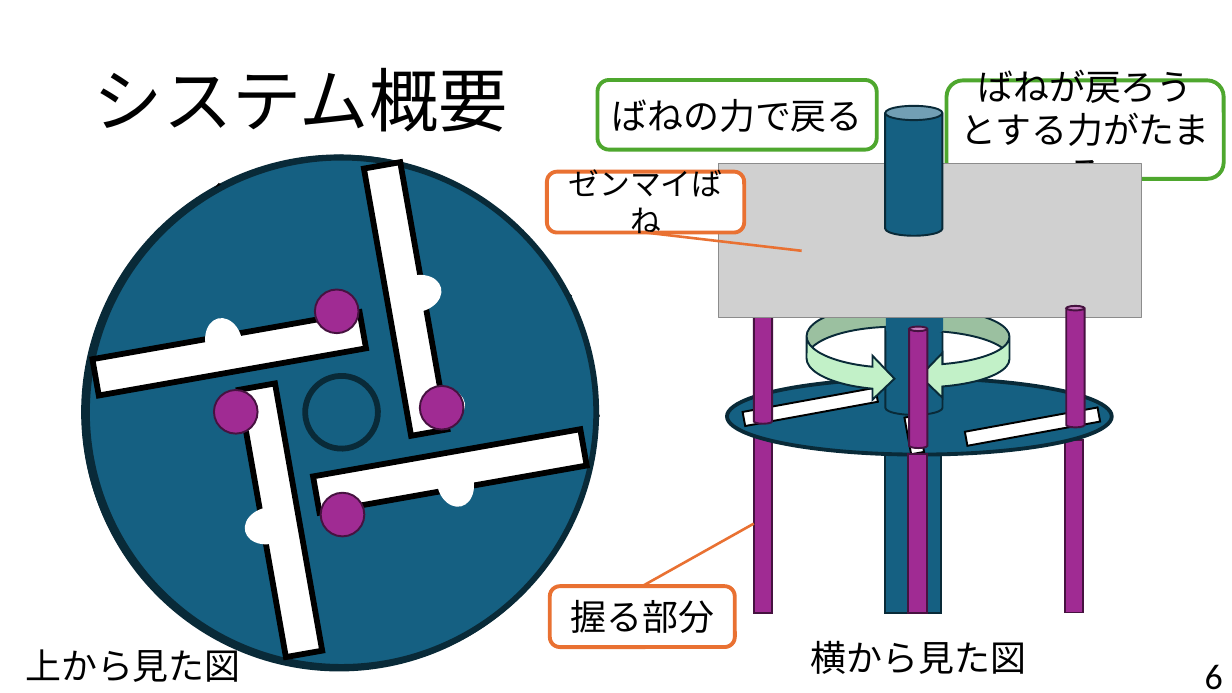
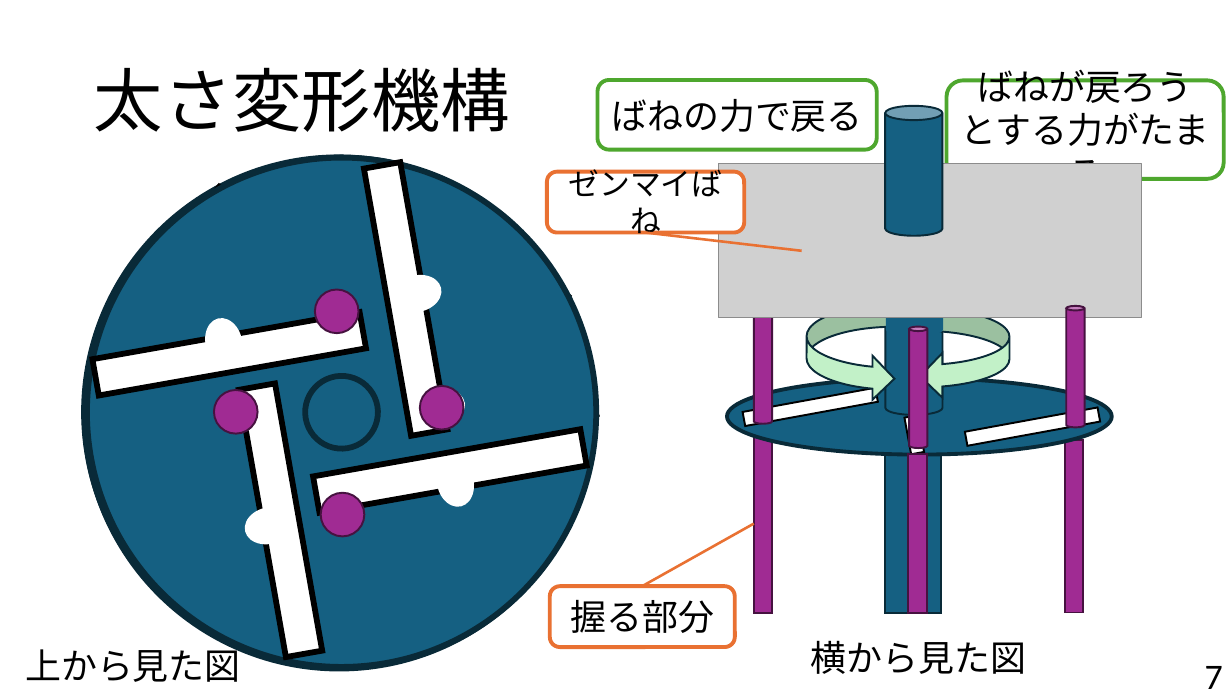
Before and after one commit to hillive/20250807_Chukan_MichitoK, a slide deck: slide 7 of 中間-太さ.pptx (slide 6 before the commit). Drawn at 1232x693 pixels with LibreOffice and Linux fonts; fonts in the diff are those of the drawing; grey boxes stand for pictures. Boxes give left, top, right and bottom in pixels: in the first picture for what was removed or moved away, otherwise in the second. Text is boxed around its words. In the diff, an @@ line names an element or a change of style, - is before the commit and + after.

```diff
--- a/中間-太さ.pptx
+++ b/中間-太さ.pptx
@@ title at <box>94,67,510,132</box>: text changed @@
-システム概要
+太さ変形機構
@@ page number at <box>1205,666,1223,689</box>: text changed @@
-6
+7
```
Also in this commit, not shown: 3 other slides changed, 3 other files.
